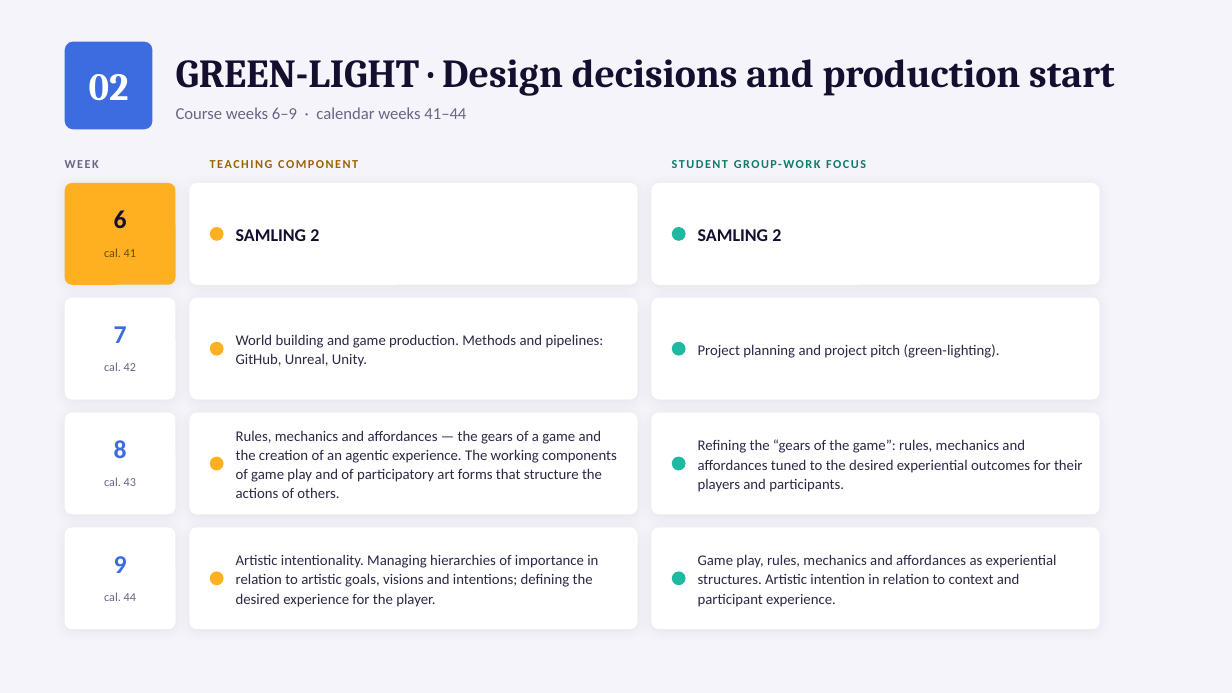
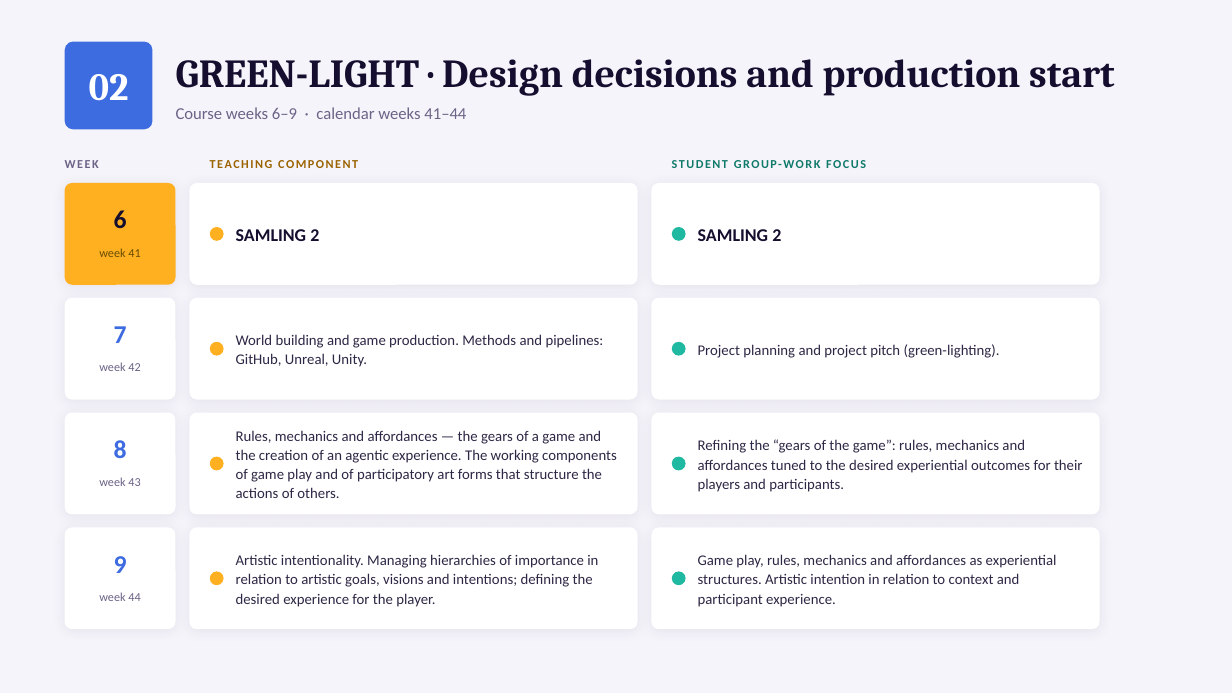
Before and after one commit to StevenBachelder/game-production, a slide deck: slide 8 of assets/downloads/Game_Production_Course_Structure.pptx. Drawn at 1232x693 pixels with LibreOffice and Linux fonts; fonts in the diff are those of the drawing. Boxes give left, top, right and bottom in pixels: in the first picture for what was removed or moved away, otherwise in the second. Text is boxed around its words. In the diff, an @@ line names an element or a change of style, - is before the commit and + after.

```diff
--- a/assets/downloads/Game_Production_Course_Structure.pptx
+++ b/assets/downloads/Game_Production_Course_Structure.pptx
@@ text at bbox=[99, 248, 140, 257]: text changed @@
-cal. 41
+week 41
@@ text at bbox=[99, 362, 140, 371]: text changed @@
-cal. 42
+week 42
@@ text at bbox=[99, 477, 140, 486]: text changed @@
-cal. 43
+week 43
@@ text at bbox=[99, 592, 140, 601]: text changed @@
-cal. 44
+week 44
```
Also in this commit, not shown: 6 other slides changed, 18 other files.
